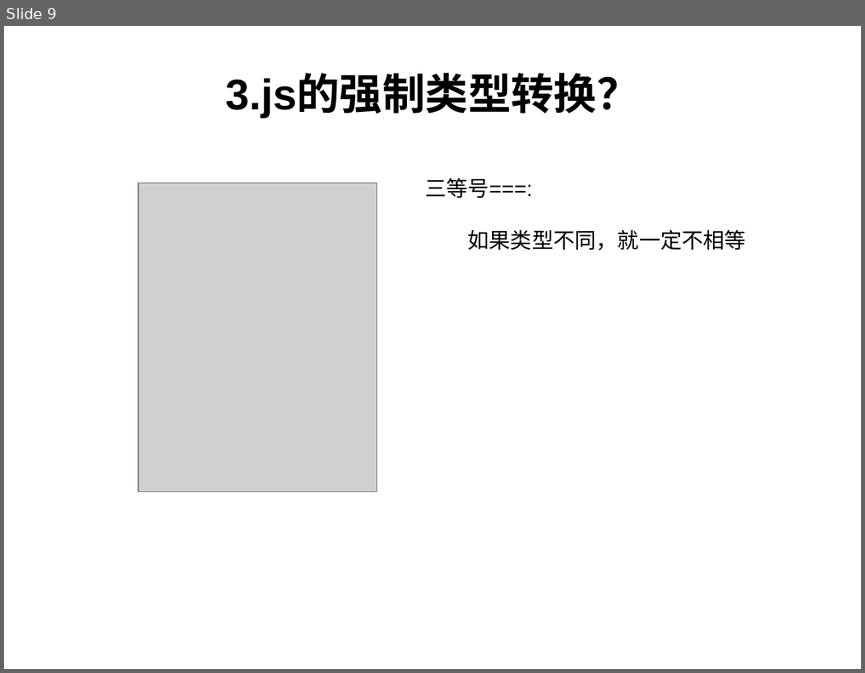
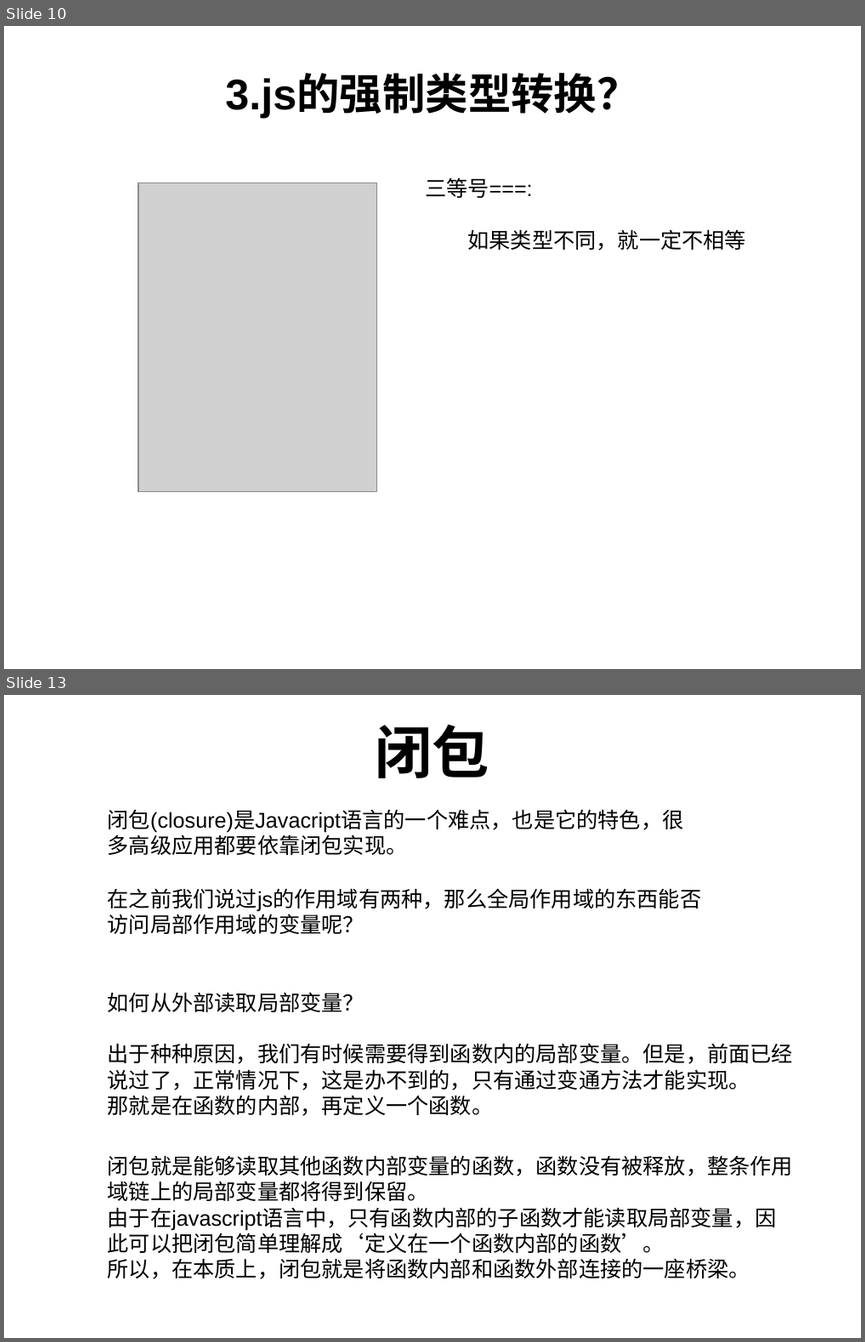
Before and after one commit to FireSmallPanda/swdt, a slide deck: javascript技术分享/javascript基础分享.ppt. Shown one above the other, each under a label of ours: slide 9 before the commit, slides 10 and 13 after it; the slides between them are not shown. The pictures are 865x673 and 865x1342 pixels, drawn with LibreOffice and Linux fonts; fonts in the diff are those of the drawing; grey boxes stand for pictures. Boxes give left, top, right and bottom in pixels: in the first picture for what was removed or moved away, otherwise in the second. Text is boxed around its words. In the diff, an @@ line names an element or a change of style, - is before the commit and + after.

```diff
--- a/javascript技术分享/javascript基础分享.ppt
+++ b/javascript技术分享/javascript基础分享.ppt
@@ slide 13 added at bbox=[4, 695, 861, 1338], background #FFFFFF @@
@@ text added at bbox=[375, 724, 489, 778], 48 pt, text #000000, bold @@
+闭包
@@ text added at bbox=[108, 809, 684, 855], 18 pt, text #000000 @@
+闭包(closure)是Javacript语言的一个难点，也是它的特色，很多高级应用都要依靠闭包实现。
@@ text added at bbox=[108, 888, 702, 934], 18 pt, text #000000 @@
+在之前我们说过js的作用域有两种，那么全局作用域的东西能否访问局部作用域的变量呢？
@@ text added at bbox=[108, 992, 793, 1116], 18 pt, text #000000 @@
+如何从外部读取局部变量？
+出于种种原因，我们有时候需要得到函数内的局部变量。但是，前面已经说过了，正常情况下，这是办不到的，只有通过变通方法才能实现。
+那就是在函数的内部，再定义一个函数。
@@ text added at bbox=[108, 1155, 793, 1279], 18 pt, text #000000 @@
+闭包就是能够读取其他函数内部变量的函数，函数没有被释放，整条作用域链上的局部变量都将得到保留。
+由于在javascript语言中，只有函数内部的子函数才能读取局部变量，因此可以把闭包简单理解成‘定义在一个函数内部的函数’。
+所以，在本质上，闭包就是将函数内部和函数外部连接的一座桥梁。
@@ what was slide 9 is now slide 10 @@
```
Also in this commit, not shown: 1 slide changed, 4 other slides added, 1 slide removed, 2 other files.
